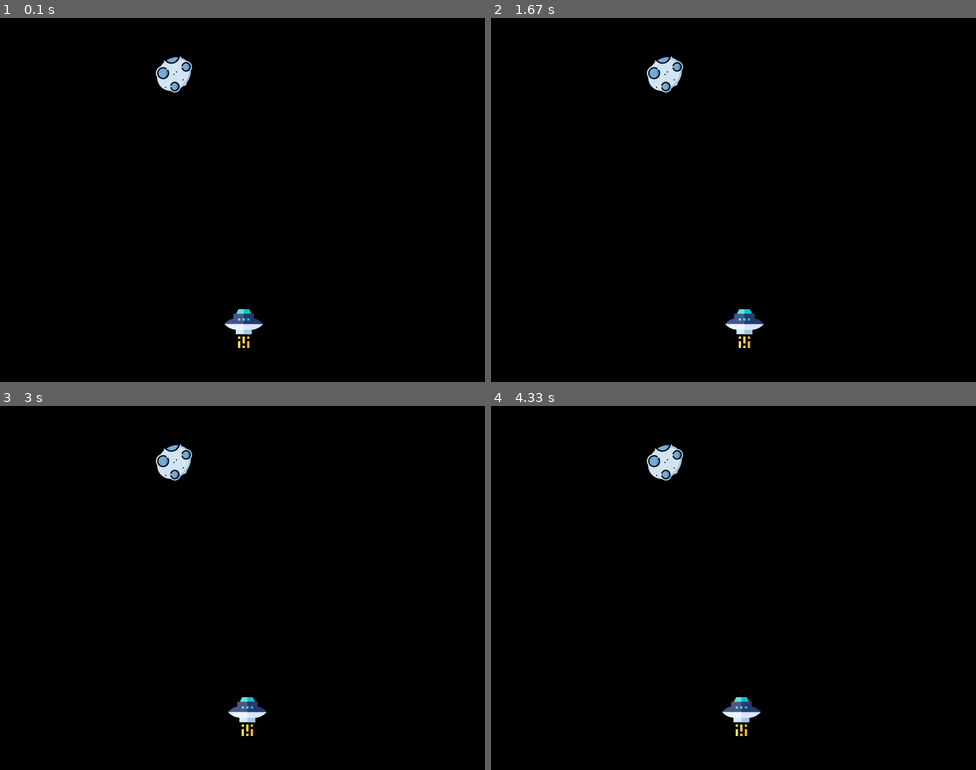
Above: before the commit, frames 1-4 (two rows, left to right).
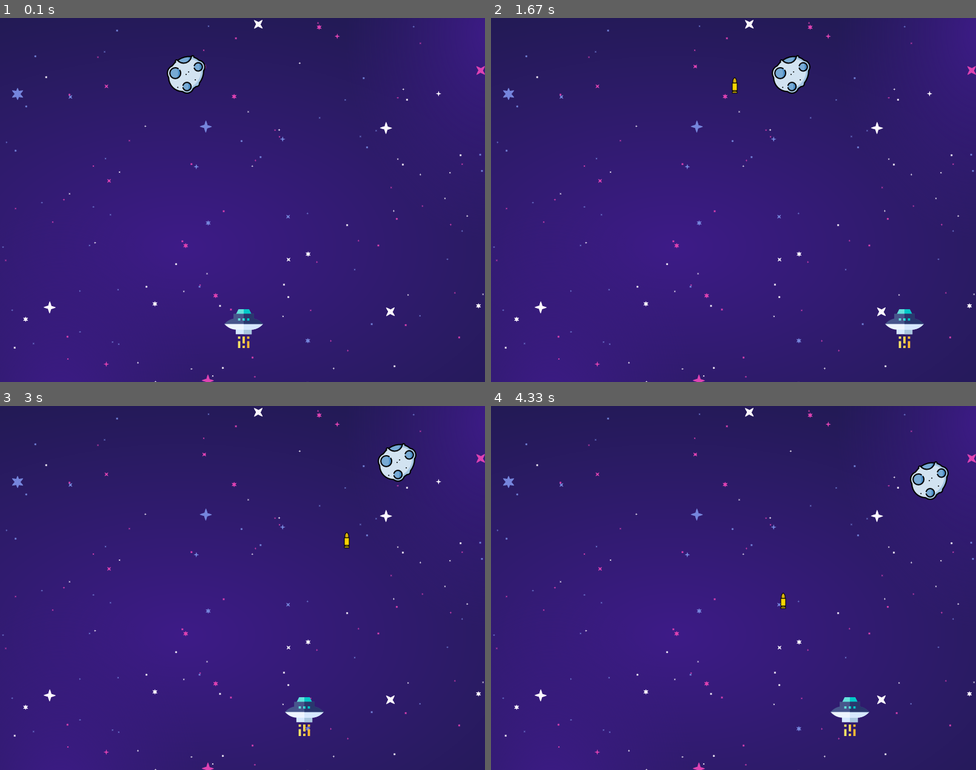
Above: after the commit, the same moments.

Repository: HazeeqHaikal/pygame
Game: pygame game, started from index.py
Two runs of this game, one before a commit and one after it. Both use one fixed random seed, a clock stepped at 60 frames per second and the inputs below.
Inputs:
- Up to frame 1 (0.1 s): no input
- Up to frame 2 (1.67 s): tap Space at 0.33, 0.73, 1.03, 1.23, 1.53 s; hold Right 0.67-1.13 s; hold Right 1.17-1.63 s
- Up to frame 3 (3 s): hold Left 1.67-2.2 s; tap Space at 1.73, 2.03, 2.3, 2.6, 2.73 s; hold Left 2.23-2.63 s; hold Right from 2.67 s (still down)
- Up to frame 4 (4.33 s): tap Space at 3.03, 3.4, 3.7, 3.9, 4.2 s; release Right at 3.3 s; hold Left 3.33-3.8 s; hold Right 3.83-4.3 s

The runs differ from the first frame. In frame 1, 99% of the frame differs, in the area x 0-100%, y 0-100%; in frame 2, 100%; in frame 3, 100%; in frame 4, 100%.

Commit message:
shooting multiple bullet

Diff:
--- a/index.py
+++ b/index.py
@@ -5,6 +5,7 @@
 pygame.init()
 
 screen = pygame.display.set_mode((800, 600))
+bg = pygame.image.load("spaces.png")
 
 pygame.display.set_caption("Space Invaders")
 icon = pygame.image.load("imgs.png")
@@ -19,7 +20,16 @@
 enemyIMG = pygame.image.load('asteroid.png')
 enemyX = random.randint(0, 800)
 enemyY = random.randint(50, 150)
-enemyXchange = 0
+enemyXchange = 2
+enemyYchange = 30
+
+bulletIMG = pygame.image.load('bullet.png')
+bulletX = 0
+bulletY = 480
+bulletXchange = 0
+bulletYchange = 5
+bulletState = "ready"
+# bullets = []
 
 def player(x, y):
     screen.blit(playerIMG, (x, y))
@@ -27,9 +37,17 @@
 def enemy(x, y):
     screen.blit(enemyIMG, (x, y))
 
+def fire(x, y):
+    global bulletState
+    bulletState = "fire"
+    screen.blit(bulletIMG, (x+16, y+10))
+    # return x, y
+
 running = True
 while running:
     screen.fill((0, 0, 0))
+    screen.blit(bg, (0, 0))
+
     for event in pygame.event.get():
 
         if event.type == pygame.QUIT:
@@ -37,10 +55,16 @@
 
         if event.type == pygame.KEYDOWN:
             if event.key == pygame.K_LEFT:
-                playerXchange = -0.3
+                playerXchange = -5
 
             if event.key == pygame.K_RIGHT:
-                playerXchange = 0.3
+                playerXchange = 5
+
+            if event.key == pygame.K_SPACE and bulletState is "ready":
+                bulletX = playerX
+                fire(bulletX, bulletY)
+                # bullets.append(fire(bulletX, bulletY))
+                # print(bullets)
 
             # if event.key == pygame.K_UP:
             #     playerYchange = -0.3
@@ -64,6 +88,23 @@
         playerX = 736
     # playerY += playerYchang
 
+    enemyX += enemyXchange
+
+    if enemyX <= 0:
+        enemyXchange = 2
+        enemyY += enemyYchange
+    elif enemyX >= 736:
+        enemyXchange = -2
+        enemyY += enemyYchange
+
+    if bulletY <= 0:
+        bulletY = 480
+        bulletState = "ready"
+
+    if bulletState is "fire":
+        fire(bulletX, bulletY)
+        bulletY -= bulletYchange
+
     player(playerX, playerY)
     enemy(enemyX, enemyY)
     pygame.display.update()
Binary file added: bullet.png
Binary file added: spaces.png
